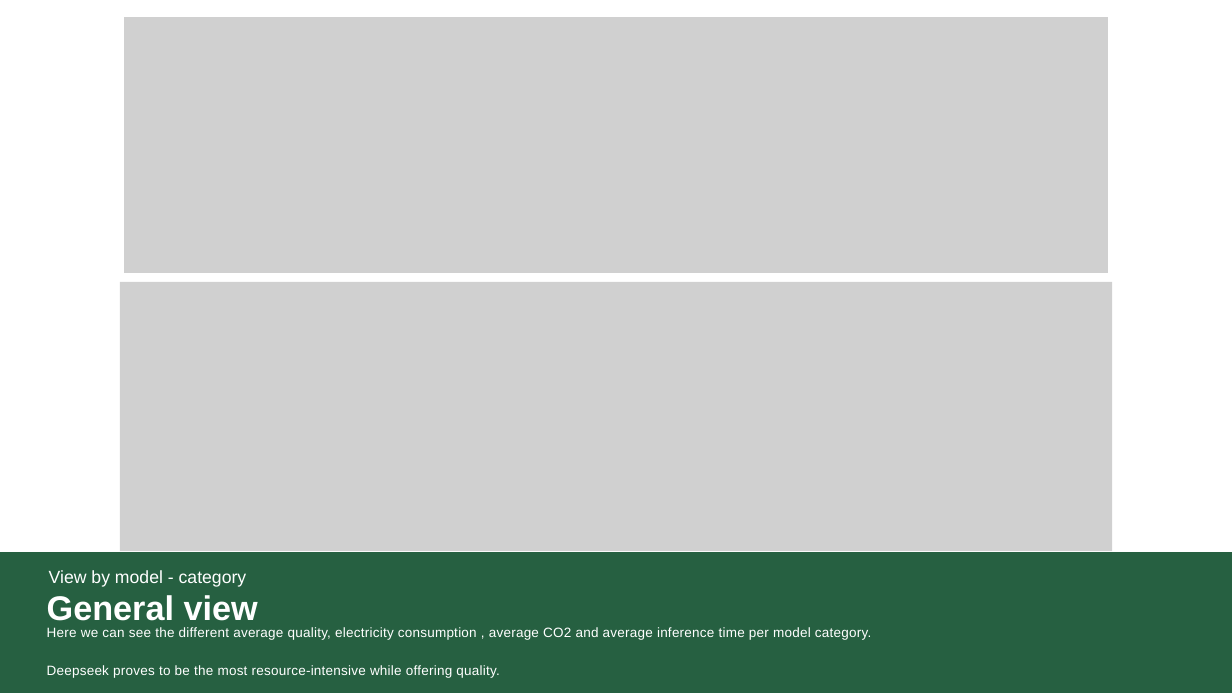
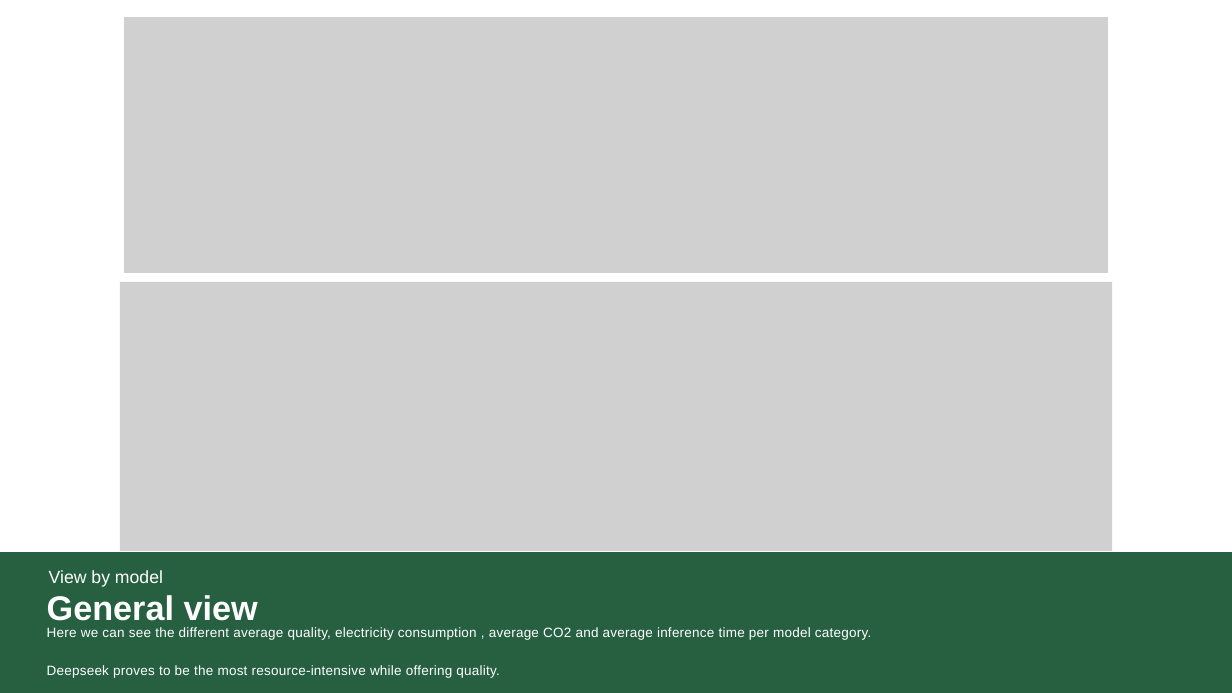
Before and after one commit to Zeconqueror/Green_IT, a slide deck: slide 3 of Tp1_Green_IT/dashboard.pptx. Drawn at 1232x693 pixels with LibreOffice and Linux fonts; fonts in the diff are those of the drawing; grey boxes stand for pictures. Boxes give left, top, right and bottom in pixels: in the first picture for what was removed or moved away, otherwise in the second. Text is boxed around its words. In the diff, an @@ line names an element or a change of style, - is before the commit and + after.

```diff
--- a/Tp1_Green_IT/dashboard.pptx
+++ b/Tp1_Green_IT/dashboard.pptx
@@ text at box(49, 570, 163, 587): text changed @@
-View by model - category
+View by model
```
Also in this commit, not shown: 1 other slide changed.
